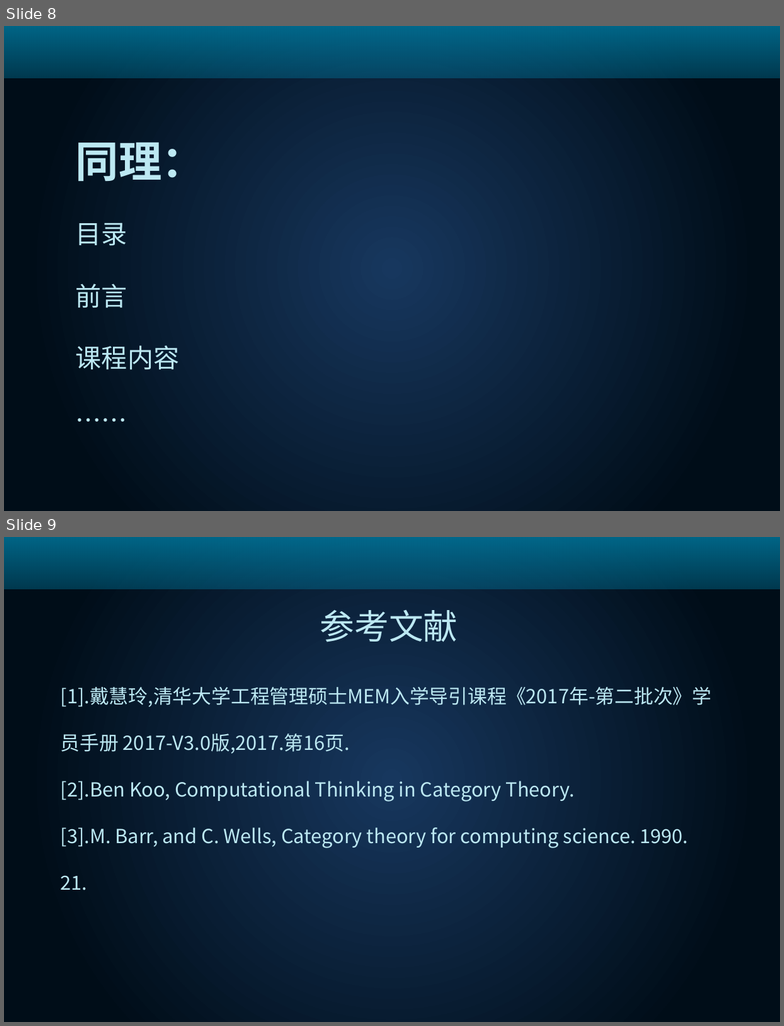
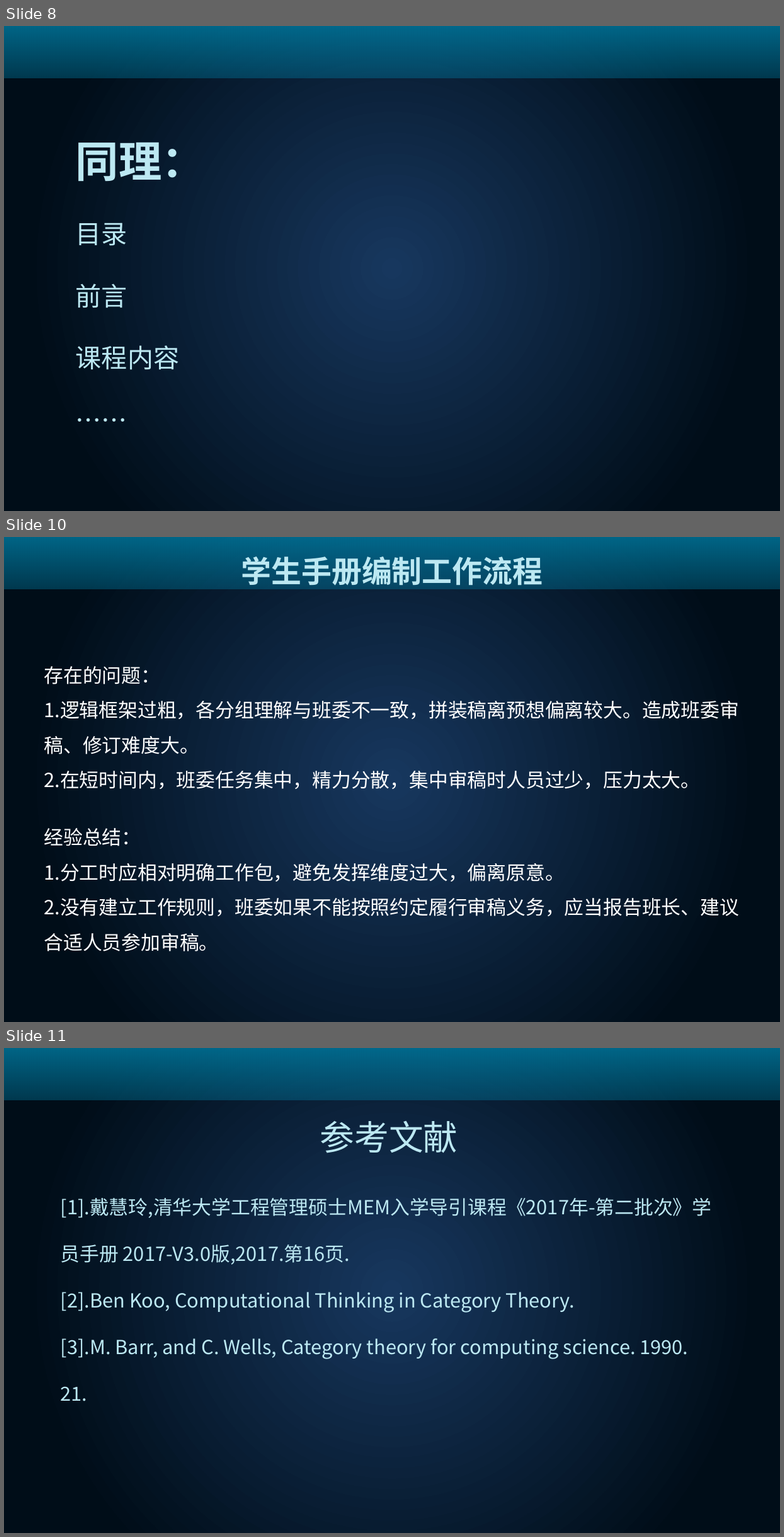
Before and after one commit to Tisingdeng/2017-TSINGHUA-MEM-Group3, a slide deck: 学员手册答辩V2.0.pptx. Shown one above the other, each under a label of ours: slides 8 and 9 before the commit, slides 8, 10 and 11 after it; the slides between them are not shown. The pictures are 784x1026 and 784x1537 pixels, drawn with LibreOffice and Linux fonts; fonts in the diff are those of the drawing; background and template pictures are left out. Boxes give left, top, right and bottom in pixels: in the first picture for what was removed or moved away, otherwise in the second. Text is boxed around its words. In the diff, an @@ line names an element or a change of style, - is before the commit and + after.

Commit message:
学员手册答辩终版

```diff
--- a/学员手册答辩V2.0.pptx
+++ b/学员手册答辩V2.0.pptx
@@ slide 10 added at <box>4,537,780,1022</box>, background gradient #17375E to #000D18; not listed: 1 template element that a slide beside it also shows @@
@@ text added at <box>242,557,543,586</box>, 28 pt, text gradient #4EC3DE to #BCE8F2, bold @@
+学生手册编制工作流程
@@ text added at <box>44,666,739,793</box>, 18 pt, text #FFFFFF @@
+存在的问题：
+1.逻辑框架过粗，各分组理解与班委不一致，拼装稿离预想偏离较大。造成班委审稿、修订难度大。
+2.在短时间内，班委任务集中，精力分散，集中审稿时人员过少，压力太大。
@@ text added at <box>44,828,739,952</box>, 18 pt, text #FFFFFF @@
+经验总结：
+1.分工时应相对明确工作包，避免发挥维度过大，偏离原意。
+2.没有建立工作规则，班委如果不能按照约定履行审稿义务，应当报告班长、建议合适人员参加审稿。
@@ what was slide 9 is now slide 11 @@
```
Also in this commit, not shown: 1 slide changed, 1 other slide added.
